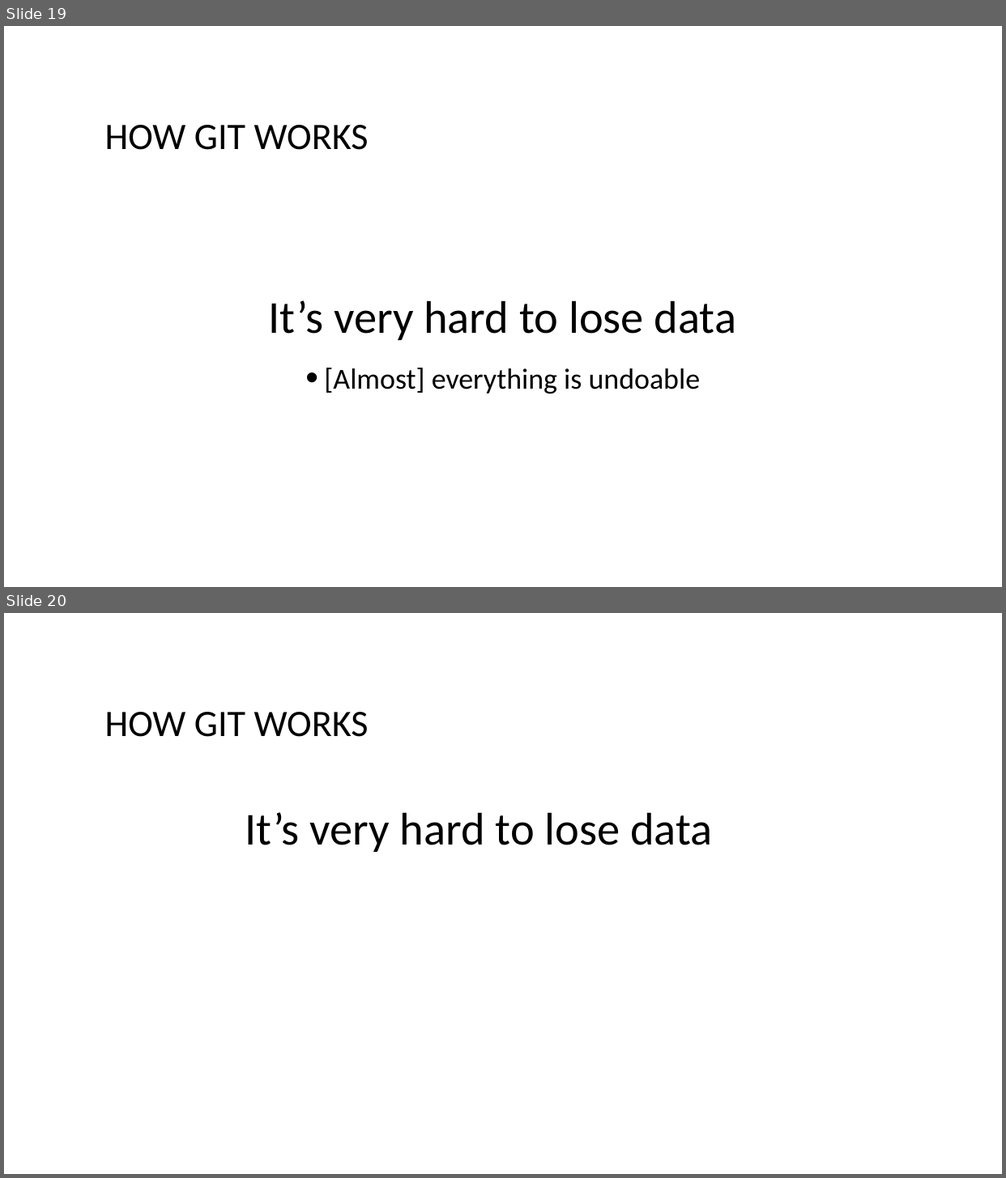
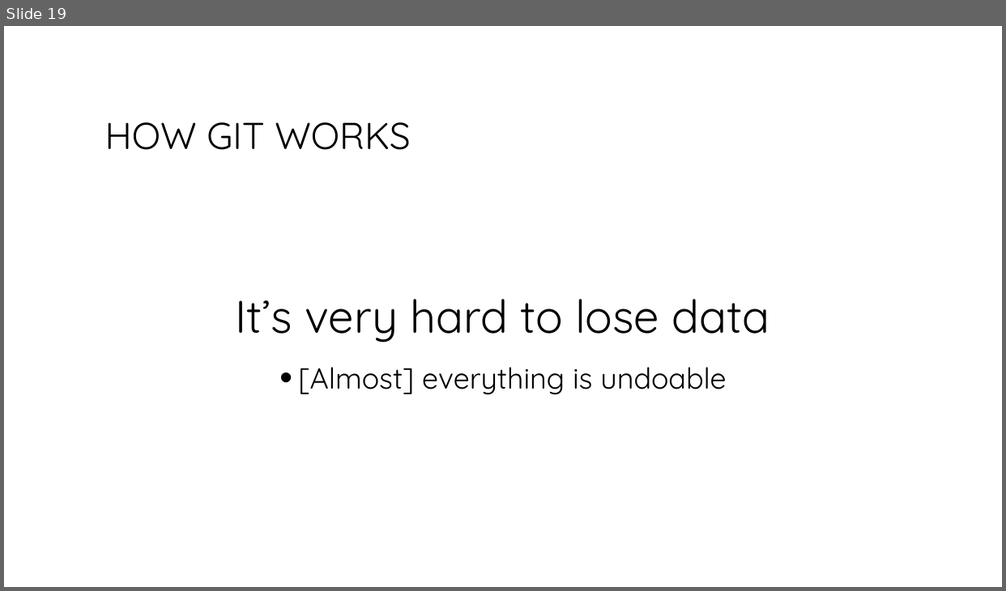
Before and after one commit to bogdanbujdea/git102, a slide deck: Course 1.pptx. Shown one above the other, each under a label of ours: slides 19 and 20 before the commit, slide 19 after it. The pictures are 1006x1178 and 1006x591 pixels, drawn with LibreOffice and Linux fonts; fonts in the diff are those of the drawing. Boxes give left, top, right and bottom in pixels: in the first picture for what was removed or moved away, otherwise in the second. Text is boxed around its words. In the diff, an @@ line names an element or a change of style, - is before the commit and + after.

Commit message:
changed all fonts to Century Gothic

```diff
--- a/Course 1.pptx
+++ b/Course 1.pptx
@@ slide 20 removed at (x1=4, y1=613, x2=1002, y2=1174), background #FFFFFF @@
@@ title removed at (x1=105, y1=712, x2=368, y2=737) @@
-HOW GIT WORKS
@@ text removed at (x1=245, y1=812, x2=712, y2=852) @@
-It’s very hard to lose data
@@ slide 19 changed as well @@
@@ title "HOW GIT WORKS" at (x1=105, y1=122, x2=410, y2=150): font Calibri to Quicksand @@
@@ text "It’s very hard to lose ..." at (x1=235, y1=299, x2=770, y2=395): font Calibri to Quicksand @@
```
Also in this commit, not shown: 28 other slides changed.
